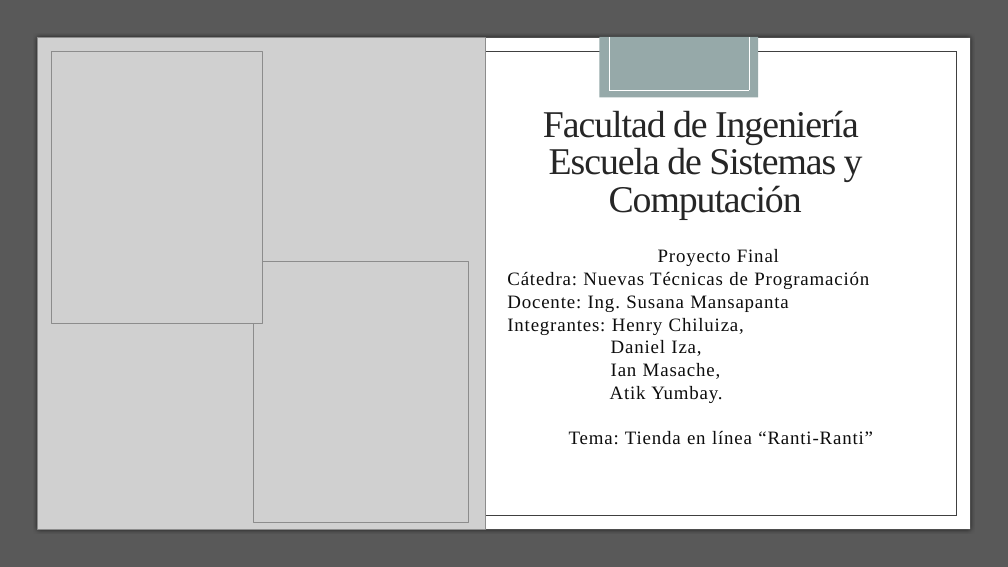
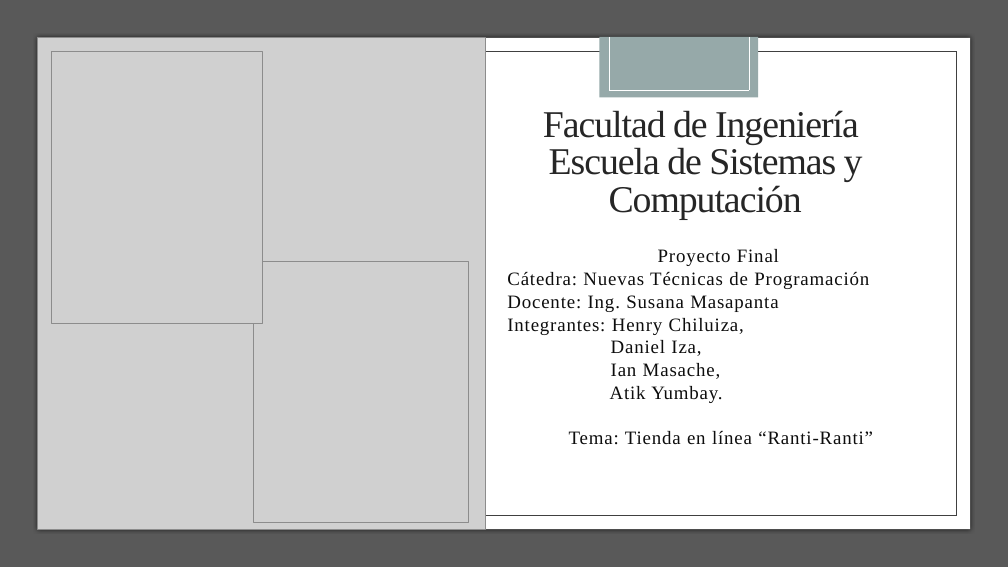
Before and after one commit to DanielIza97/TecTronik, a slide deck: slide 1 of Proyecto final.pptx. Drawn at 1008x567 pixels with LibreOffice and Linux fonts; fonts in the diff are those of the drawing; grey boxes stand for pictures. Boxes give left, top, right and bottom in pixels: in the first picture for what was removed or moved away, otherwise in the second. Text is boxed around its words. In the diff, an @@ line names an element or a change of style, - is before the commit and + after.

```diff
--- a/Proyecto final.pptx
+++ b/Proyecto final.pptx
@@ subtitle at bbox=[507, 295, 778, 312]: text changed @@
-Docente: Ing. Susana Mansapanta
+Docente: Ing. Susana Masapanta
```
Also in this commit, not shown: 4 other slides changed, 2 slides added, 2 slides removed, 1 other file.
